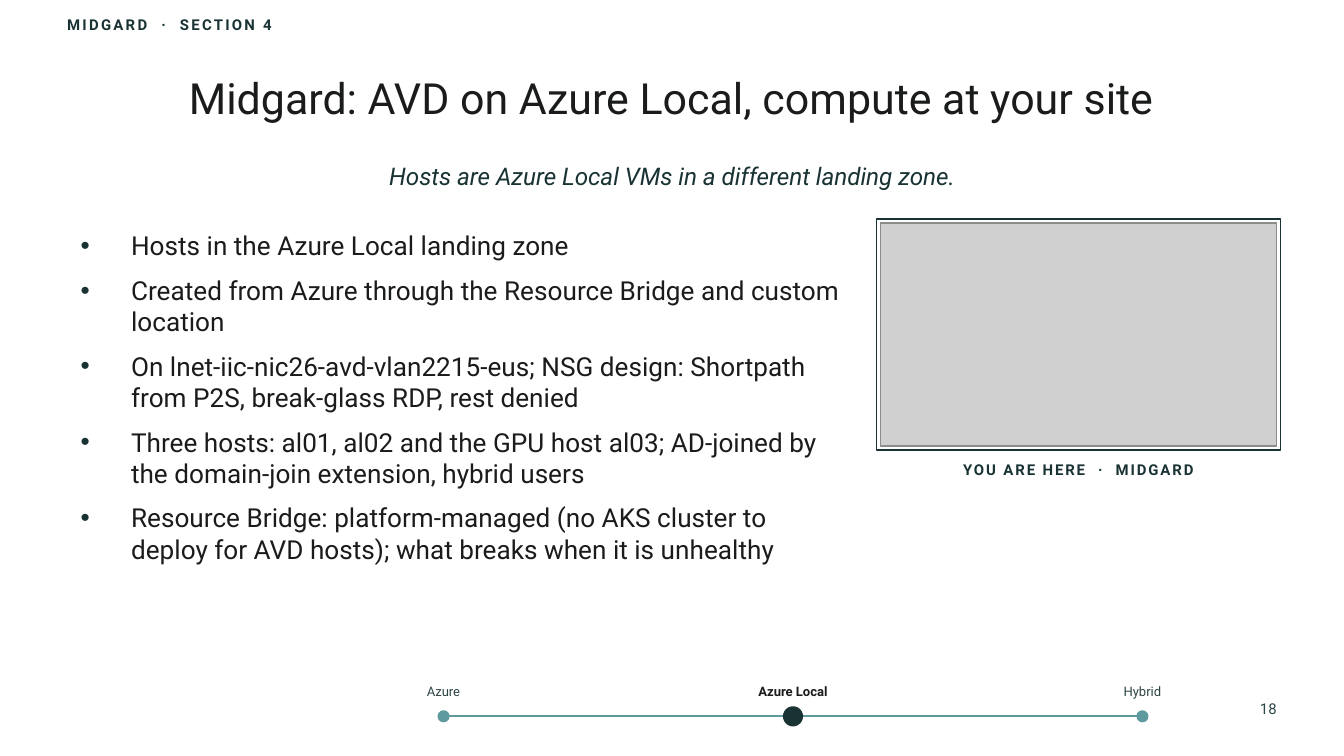
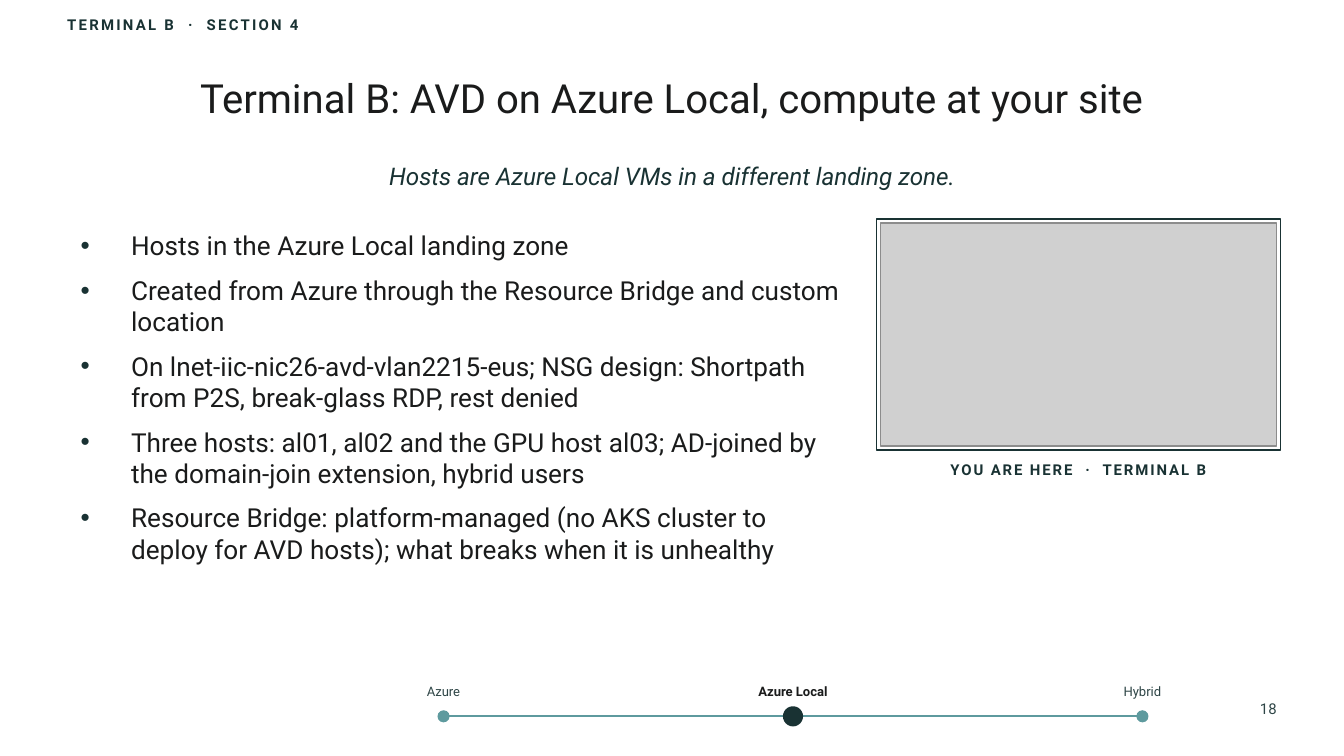
Before and after one commit to thisismydemo/nic2026_avd, a slide deck: slide 18 of presentation/AVD_Anywhere_NIC2026.pptx. Drawn at 1344x756 pixels with LibreOffice and Linux fonts; fonts in the diff are those of the drawing; grey boxes stand for pictures; background and template pictures are left out. Boxes give left, top, right and bottom in pixels: in the first picture for what was removed or moved away, otherwise in the second. Text is boxed around its words. In the diff, an @@ line names an element or a change of style, - is before the commit and + after.

```diff
--- a/presentation/AVD_Anywhere_NIC2026.pptx
+++ b/presentation/AVD_Anywhere_NIC2026.pptx
@@ text at (x1=67, y1=19, x2=299, y2=30): text changed @@
-MIDGARD · SECTION 4
+TERMINAL B · SECTION 4
@@ title at (x1=200, y1=83, x2=1143, y2=122): text changed; size 23 to 21.5 pt @@
-Midgard: AVD on Azure Local, compute at your site
+Terminal B: AVD on Azure Local, compute at your site
@@ text at (x1=950, y1=464, x2=1207, y2=475): text changed @@
-YOU ARE HERE · MIDGARD
+YOU ARE HERE · TERMINAL B
```
Also in this commit, not shown: 26 other slides changed, 33 other files.
